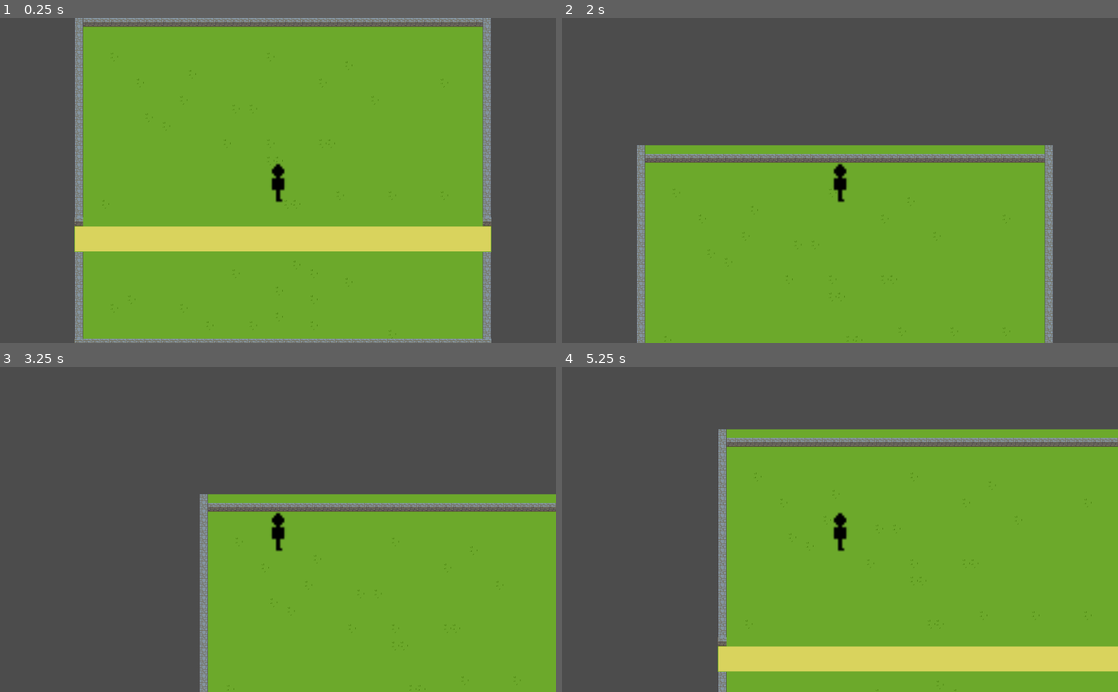
Above: before the commit, frames 1-4 (two rows, left to right).
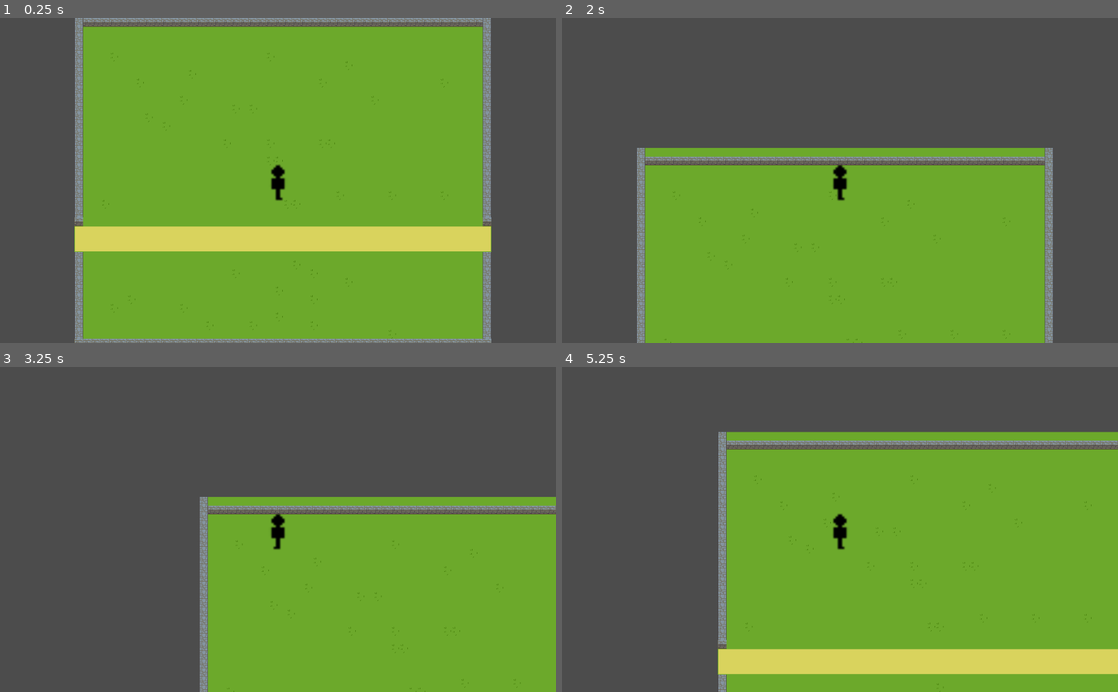
Above: after the commit, the same moments.

Repository: Narpas-Sword/It-s-a-Thing
Game: Godot game, scene res://player_move.tscn
Same seed, same stepped clock (60 frames per second), same inputs: the game is played once before the commit and once after it.
Inputs:
- Up to frame 1 (0.25 s): no input
- Up to frame 2 (2 s): tap Enter at 0.5 s; hold W (up) from 0.53 s (still down)
- Up to frame 3 (3.25 s): release W (up) at 2.03 s; hold A (left) from 2.03 s (still down)
- Up to frame 4 (5.25 s): release A (left) at 3.53 s; hold S (down) 3.53-4.28 s; hold D (right) 4.28-5.03 s; hold W (up) from 5.03 s (still down)

The runs differ from the first frame. In frame 1, less than 0.1% of the frame differs, in the area x 48-52%, y 44-57%; in frame 2, 3.4%; in frame 3, 2.7%; in frame 4, 4.7%, in the area x 28-100%, y 19-100%.

Commit message:
Cleaned up object sizes and made sprite flip
Please guys we need a better sprite. This one's not even centered on it's image and it's scaled up which makes it all fuzzy

Diff:
--- a/thing/KinematicBody2D.gd
+++ b/thing/KinematicBody2D.gd
@@ -22,5 +22,13 @@
 	move_direction.x = -Input.get_action_strength('left') + Input.get_action_strength('right')
 	move_direction.y = +Input.get_action_strength('down') - Input.get_action_strength('up')
 
+	# Sprite flipping; change this once we get a better sprite
+	if move_direction.x > 0:
+		$Sprite.scale.x = 4
+		$Sprite.position.x = 16
+	elif move_direction.x<0:
+		$Sprite.scale.x = -4
+		$Sprite.position.x = -16
+
 	velocity = velocity.linear_interpolate(move_direction.normalized() * speed * delta, 1 - inertia)
 	velocity = move_and_slide(velocity)
--- a/thing/player_move.tscn
+++ b/thing/player_move.tscn
@@ -51,8 +51,8 @@
 1/z_index = 0
 
 [sub_resource type="CapsuleShape2D" id=4]
-radius = 13.3938
-height = 47.0251
+radius = 16.0
+height = 32.0
 
 [node name="Node2D" type="Node2D"]
 
@@ -70,8 +70,8 @@
 script = ExtResource( 2 )
 
 [node name="Sprite" type="Sprite" parent="player"]
-position = Vector2( 15, 0 )
-scale = Vector2( 3.79255, 4.30028 )
+position = Vector2( 16, 0 )
+scale = Vector2( 4, 4 )
 texture = ExtResource( 3 )
 
 [node name="Camera2D" type="Camera2D" parent="player"]
